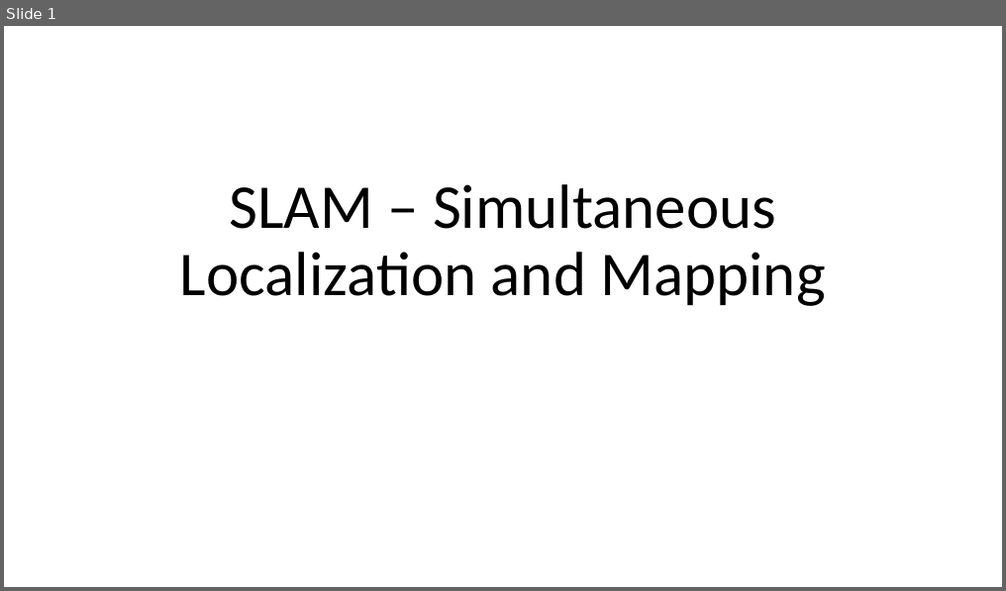
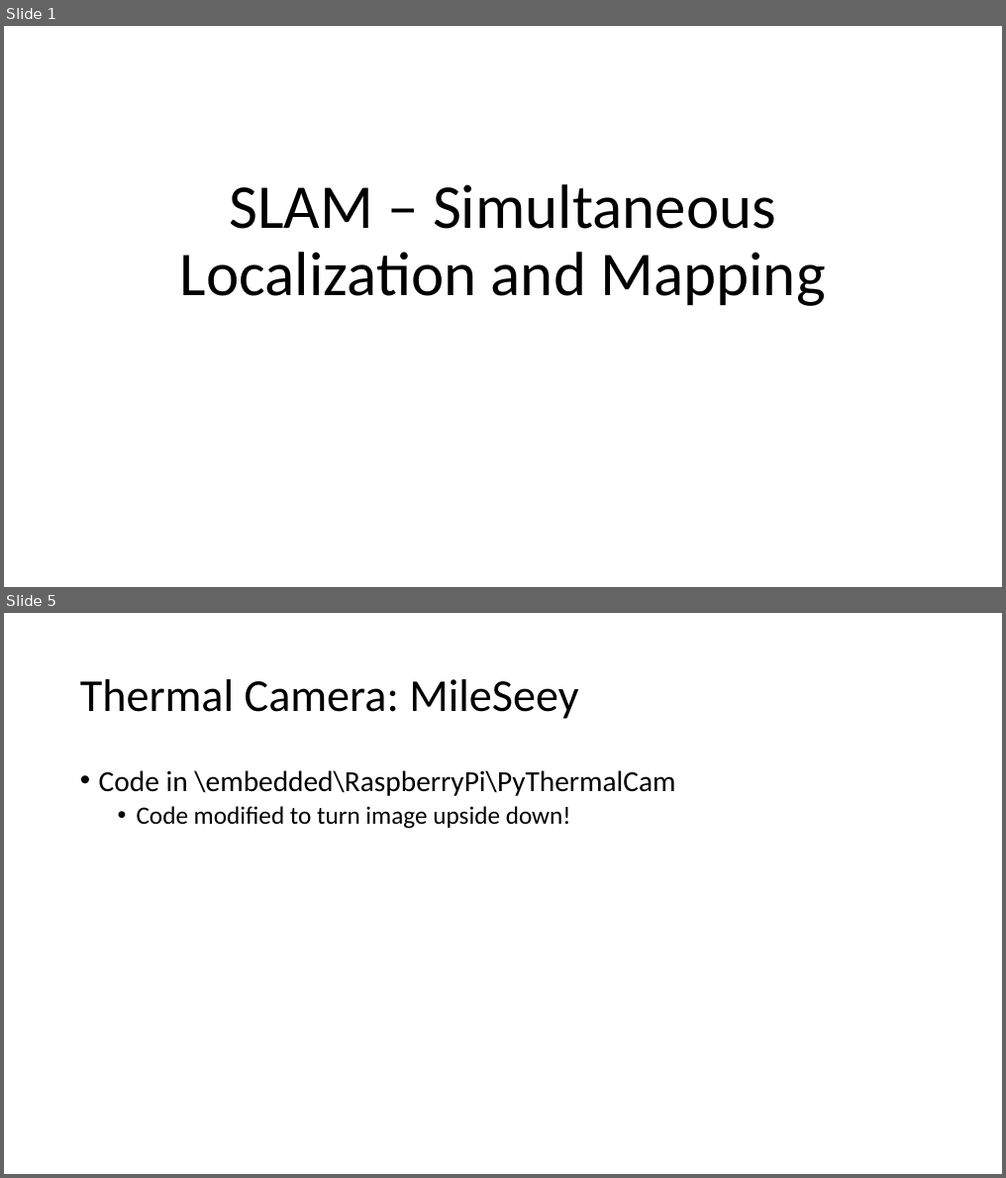
Before and after one commit to gigaprog/p_presentations, a slide deck: embedded/SLAM_robot_mapping/SLAM_robot_mapping.pptx. Shown one above the other, each under a label of ours: slide 1 before the commit, slides 1 and 5 after it; the slides between them are not shown. The pictures are 1006x591 and 1006x1178 pixels, drawn with LibreOffice and Linux fonts; fonts in the diff are those of the drawing. Boxes give left, top, right and bottom in pixels: in the first picture for what was removed or moved away, otherwise in the second. Text is boxed around its words. In the diff, an @@ line names an element or a change of style, - is before the commit and + after.

```diff
--- a/embedded/SLAM_robot_mapping/SLAM_robot_mapping.pptx
+++ b/embedded/SLAM_robot_mapping/SLAM_robot_mapping.pptx
@@ slide 5 added at (4, 613, 1002, 1174), background #FFFFFF @@
@@ title added at (80, 679, 578, 719), 44 pt, text #000000 @@
+Thermal Camera: MileSeey
@@ text added at (99, 770, 675, 829), 28 pt, text #000000 @@
+• Code in \embedded\RaspberryPi\PyThermalCam
+  • Code modified to turn image upside down!
```
Also in this commit, not shown: 1 slide changed, 2 other slides added.
